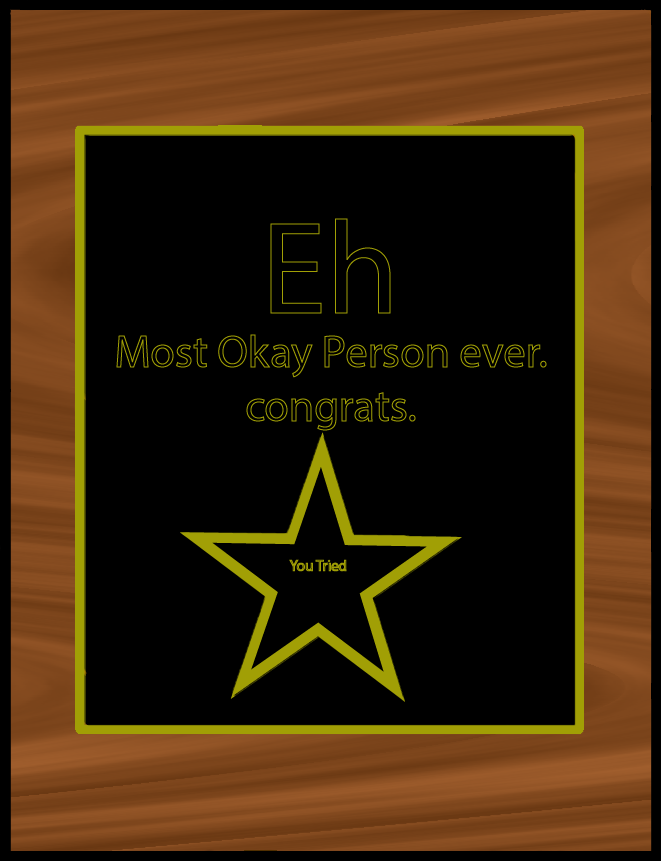
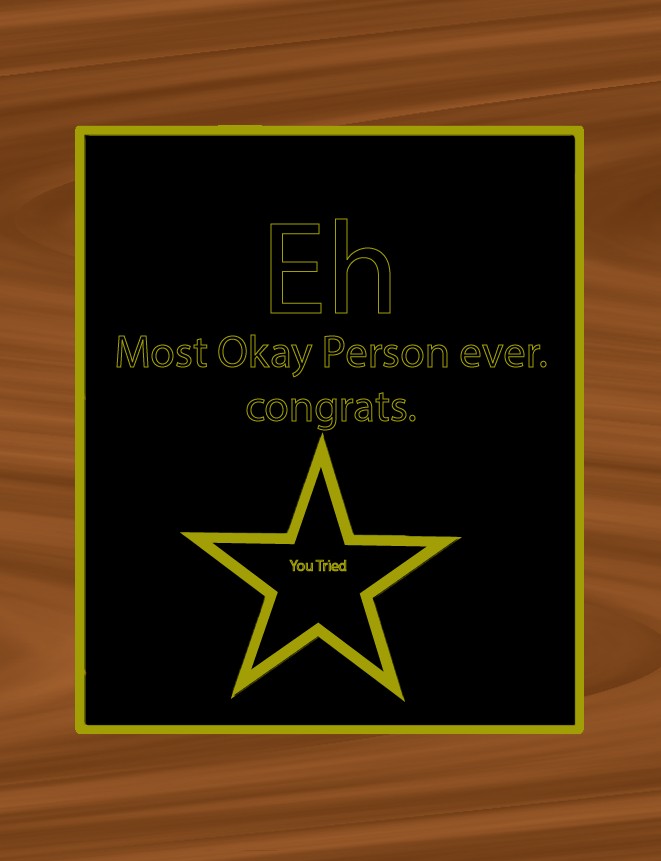
Comparing the layer stacks of the two 661×861 images. Changes:
painted on "Layer 1" over [0, 0, 661, 861]
painted on "Layer 3" over [0, 0, 661, 861]
